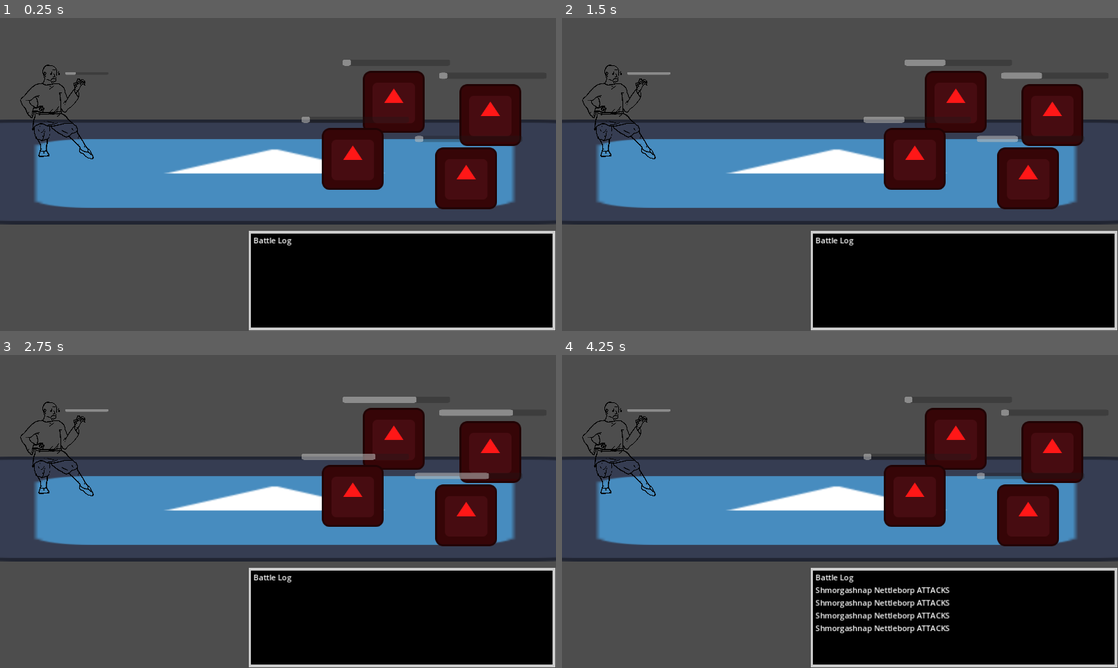
Above: before the commit, frames 1-4 (two rows, left to right).
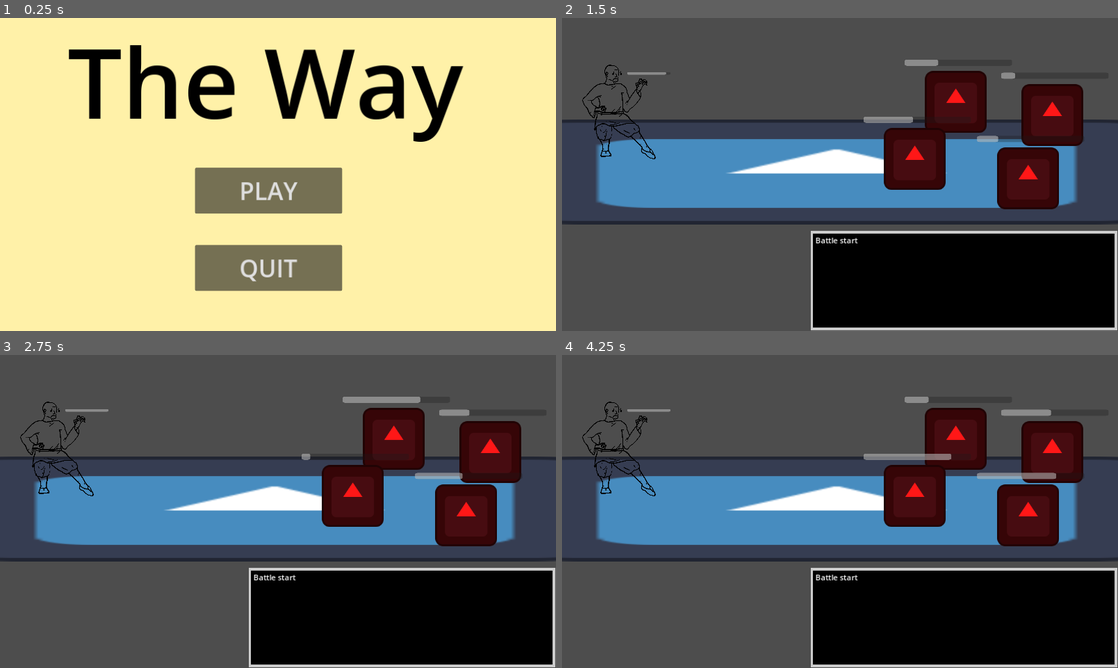
Above: after the commit, the same moments.

Repository: Lord-Dargon/The-Way
Game: Godot game, scene res://Scenes/MAIN_MENU.tscn
Same seed, same stepped clock (60 frames per second), same inputs: the game is played once before the commit and once after it. Before the commit the project starts from res://Scenes/Battle.tscn. The engine's default icon, where the game draws it, is replaced by a stand-in: a white triangle on a blue panel in a dark square.
Inputs (mouse positions are in pixels of both pictures, inside the frame that each line leads up to):
- Up to frame 1 (0.25 s): no input
- Up to frame 2 (1.5 s): click (828, 190) at 0.5 s, where only the run after the commit has a clickable "PLAY"
- Up to frame 3 (2.75 s): no input
- Up to frame 4 (4.25 s): no input

The runs differ from the first frame. In frame 1, 100% of the frame differs, in the area x 0-100%, y 0-100%; in frame 2, 0.3%; in frame 3, 0.6%; in frame 4, 2.1%.

Commit message:
Main menu update
Added a main menu with working play and quit buttons

Diff:
--- a/Scenes/Battle.tscn
+++ b/Scenes/Battle.tscn
@@ -1,12 +1,15 @@
-[gd_scene load_steps=6 format=3 uid="uid://dbwep0qj6sw6w"]
-
+[gd_scene load_steps=7 format=3 uid="uid://dbwep0qj6sw6w"]
+
+[ext_resource type="PackedScene" uid="uid://cbg63003vmp27" path="res://Scenes/ui_manager.tscn" id="1_bsmni"]
 [ext_resource type="Texture2D" uid="uid://c7vrifdgm18i2" path="res://Graphics/icon.svg" id="1_tlngn"]
-[ext_resource type="Script" path="res://Scripts/Test_Player.gd" id="2_ps8u1"]
+[ext_resource type="Script" path="res://Scripts/Player.gd" id="2_ps8u1"]
 [ext_resource type="Script" path="res://Scripts/Enemy.gd" id="3_3281n"]
 [ext_resource type="Texture2D" uid="uid://dneyb4bldc01u" path="res://Graphics/TW-Monk.png" id="4_ico45"]
 [ext_resource type="Texture2D" uid="uid://dblp4561llpuh" path="res://Graphics/myohmy.jpeg" id="5_wjh16"]
 
 [node name="Battle" type="Node2D"]
+
+[node name="UI Manager" parent="." instance=ExtResource("1_bsmni")]
 
 [node name="Background" type="Sprite2D" parent="."]
 position = Vector2(569, 318.5)
@@ -18,6 +21,7 @@
 scale = Vector2(0.4, 0.4)
 texture = ExtResource("4_ico45")
 script = ExtResource("2_ps8u1")
+Name = "Jerry"
 Attack1_Name = "Strike"
 Attack2_Name = "Knee_Punch"
 metadata/_edit_group_ = true
@@ -90,7 +94,7 @@
 texture = ExtResource("1_tlngn")
 script = ExtResource("3_3281n")
 Name = "Shmorgashnap Nettleborp"
-Spd = 50
+Spd = 58
 metadata/_edit_group_ = true
 
 [node name="TimerBar" type="ProgressBar" parent="Enemy_Slot_1/Enemy"]
@@ -143,7 +147,7 @@
 texture = ExtResource("1_tlngn")
 script = ExtResource("3_3281n")
 Name = "Shmorgashnap Nettleborp"
-Spd = 50
+Spd = 25
 metadata/_edit_group_ = true
 
 [node name="TimerBar" type="ProgressBar" parent="Enemy_Slot_2/Enemy"]
@@ -197,7 +201,7 @@
 texture = ExtResource("1_tlngn")
 script = ExtResource("3_3281n")
 Name = "Shmorgashnap Nettleborp"
-Spd = 50
+Spd = 70
 metadata/_edit_group_ = true
 
 [node name="TimerBar" type="ProgressBar" parent="Enemy_Slot_3/Enemy"]
@@ -251,7 +255,7 @@
 texture = ExtResource("1_tlngn")
 script = ExtResource("3_3281n")
 Name = "Shmorgashnap Nettleborp"
-Spd = 50
+Spd = 35
 metadata/_edit_group_ = true
 
 [node name="TimerBar" type="ProgressBar" parent="Enemy_Slot_4/Enemy"]
--- a/Scenes/MAIN_MENU.tscn
+++ b/Scenes/MAIN_MENU.tscn
@@ -1,3 +1,53 @@
-[gd_scene format=3 uid="uid://bygd3byuiib2a"]
+[gd_scene load_steps=3 format=3 uid="uid://bygd3byuiib2a"]
+
+[ext_resource type="Script" path="res://Scripts/Play_Button.gd" id="1_vul02"]
+[ext_resource type="Script" path="res://Scripts/Quit_Button.gd" id="2_5fc7r"]
 
 [node name="Node2D" type="Node2D"]
+
+[node name="ColorRect" type="ColorRect" parent="."]
+offset_left = -19.0
+offset_top = -6.0
+offset_right = 1163.0
+offset_bottom = 659.0
+color = Color(1, 0.945098, 0.658824, 1)
+
+[node name="Title" type="Label" parent="."]
+anchors_preset = 6
+anchor_left = 1.0
+anchor_top = 0.5
+anchor_right = 1.0
+anchor_bottom = 0.5
+offset_left = 133.0
+offset_top = -6.0
+offset_right = 967.0
+offset_bottom = 267.0
+grow_horizontal = 0
+grow_vertical = 2
+size_flags_horizontal = 4
+theme_override_colors/font_color = Color(0, 0, 0, 1)
+theme_override_font_sizes/font_size = 200
+text = "The Way"
+horizontal_alignment = 1
+vertical_alignment = 1
+
+[node name="Play_Button" type="Button" parent="."]
+offset_left = 404.0
+offset_top = 310.0
+offset_right = 709.0
+offset_bottom = 405.0
+theme_override_font_sizes/font_size = 50
+text = "PLAY"
+script = ExtResource("1_vul02")
+
+[node name="Quit_Button" type="Button" parent="."]
+offset_left = 404.0
+offset_top = 470.0
+offset_right = 709.0
+offset_bottom = 565.0
+theme_override_font_sizes/font_size = 50
+text = "QUIT"
+script = ExtResource("2_5fc7r")
+
+[connection signal="pressed" from="Play_Button" to="Play_Button" method="_on_pressed"]
+[connection signal="pressed" from="Quit_Button" to="Quit_Button" method="_on_pressed"]
--- a/Scripts/Action Manager.gd
+++ b/Scripts/Action Manager.gd
@@ -14,7 +14,7 @@
 #List of all attacks
 
 func Strike():
-	print("1 This definatly worked")
+	print("Strike called")
 	if Enemy_Selected:
 		Enemy_Selected.HP -= 50
 
@@ -22,7 +22,7 @@
 			Enemy_Selected = null
 
 func Knee_Punch():
-	print("2 This definatly worked")
+	print("Knee Punch called")
 	if Enemy_Selected:
 		if  Enemy_Selected.Spd > 1:
 			Enemy_Selected.Spd -= 10
--- /dev/null
+++ b/Scripts/Play_Button.gd
@@ -0,0 +1,17 @@
+extends Button
+
+
+# Called when the node enters the scene tree for the first time.
+func _ready():
+	pass # Replace with function body.
+
+
+# Called every frame. 'delta' is the elapsed time since the previous frame.
+func _process(delta):
+	pass
+
+
+func _on_pressed():
+	print("Loaded")
+	get_tree().change_scene_to_file("res://Scenes/Battle.tscn")
+	pass # Replace with function body.
--- a/Scripts/Test_Player.gd
+++ b/Scripts/Player.gd
@@ -1,6 +1,7 @@
 extends Node
 
 #Stats
+@export var Name: String
 @export var HP: int = 100
 @export var Def: int = 100
 @export var Atk: int = 100
@@ -46,7 +47,7 @@
 	if Action_bar.is_stopped():
 		if ActionManager.Enemy_Selected:
 			ActionManager.call(Attack1_Name)
-			UiManager.Battle_Log_Update("Punched")
+			UiManager.Battle_Log_Update( Name + " " + "Punched")
 			Action_bar.start()
 		else:
 			UiManager.Battle_Log_Update("Pick An Enemy")
--- /dev/null
+++ b/Scripts/Quit_Button.gd
@@ -0,0 +1,16 @@
+extends Button
+
+
+# Called when the node enters the scene tree for the first time.
+func _ready():
+	pass # Replace with function body.
+
+
+# Called every frame. 'delta' is the elapsed time since the previous frame.
+func _process(delta):
+	pass
+
+
+func _on_pressed():
+	get_tree().quit()
+	pass # Replace with function body.
--- a/Scripts/UI Manager.gd
+++ b/Scripts/UI Manager.gd
@@ -11,7 +11,8 @@
 var messege: String
 
 func _ready():
-	battle_log.text
+
+	battle_log.text= "Battle start"
 
 # Called every frame. 'delta' is the elapsed time since the previous frame.
 func _process(delta):
--- a/project.godot
+++ b/project.godot
@@ -11,7 +11,7 @@
 [application]
 
 config/name="The-way"
-run/main_scene="res://Scenes/Battle.tscn"
+run/main_scene="res://Scenes/MAIN_MENU.tscn"
 config/features=PackedStringArray("4.2", "Forward Plus")
 config/icon="res://Graphics/icon.svg"
 
